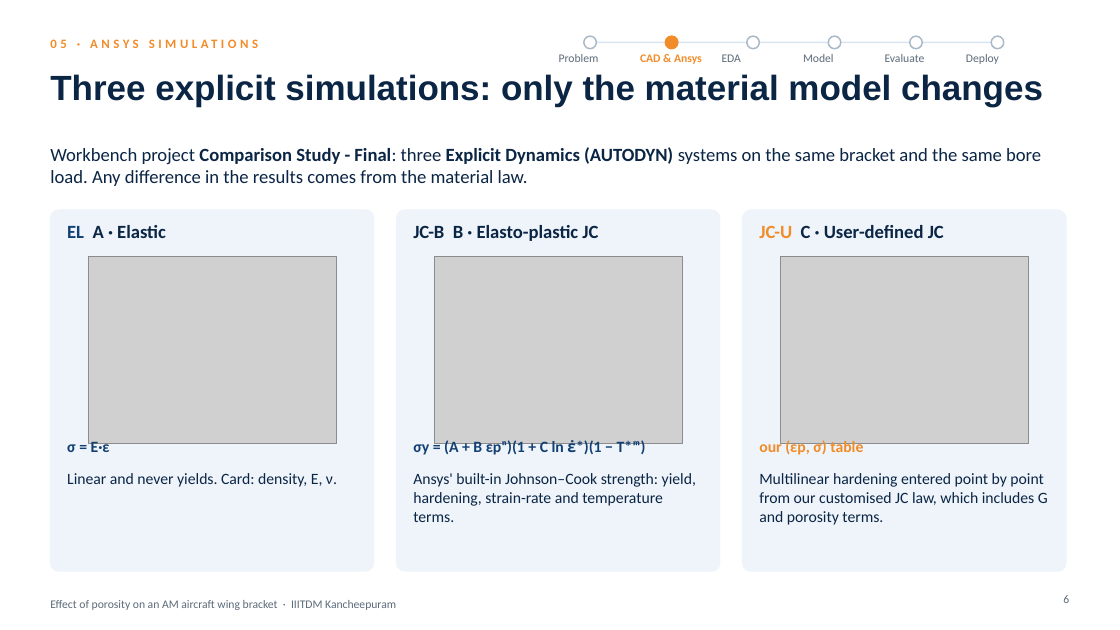
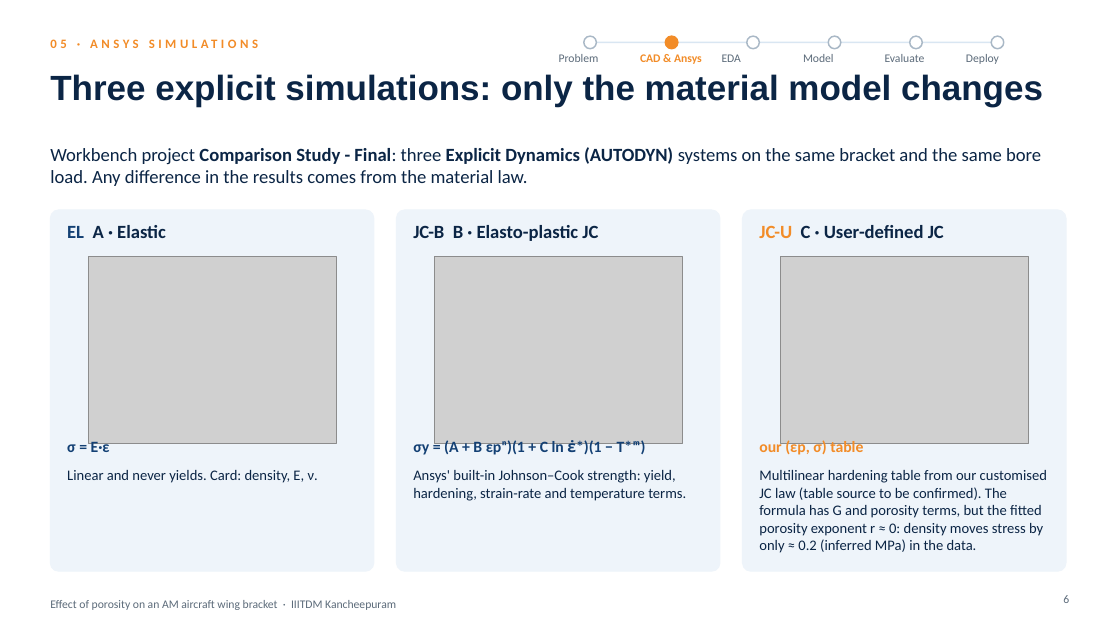
Before and after one commit to SaravananRamar06/MMM-ML, a slide deck: slide 6 of presentation/Final Presentation - Porosity in an AM Wing Bracket.pptx. Drawn at 1120x630 pixels with LibreOffice and Linux fonts; fonts in the diff are those of the drawing; grey boxes stand for pictures. Boxes give left, top, right and bottom in pixels: in the first picture for what was removed or moved away, otherwise in the second. Text is boxed around its words. In the diff, an @@ line names an element or a change of style, - is before the commit and + after.

```diff
--- a/presentation/Final Presentation - Porosity in an AM Wing Bracket.pptx
+++ b/presentation/Final Presentation - Porosity in an AM Wing Bracket.pptx
@@ text "Linear and never yields. Card: ..." at (67, 470, 318, 483): size 13.5 to 12.5 pt @@
@@ text "Ansys' built-in Johnson–Cook strength: yield, ..." at (413, 470, 686, 501): size 13.5 to 12.5 pt @@
@@ text at (759, 470, 1047, 553): text changed; size 13.5 to 12.5 pt @@
-Multilinear hardening entered point by point from our customised JC law, which includes G and porosity terms.
+Multilinear hardening table from our customised JC law (table source to be confirmed). The formula has G and porosity terms, but the fitted porosity exponent r ≈ 0: density moves stress by only ≈ 0.2 (inferred MPa) in the data.
```
Also in this commit, not shown: 13 other slides changed, 2 slides added, 7 other files.
